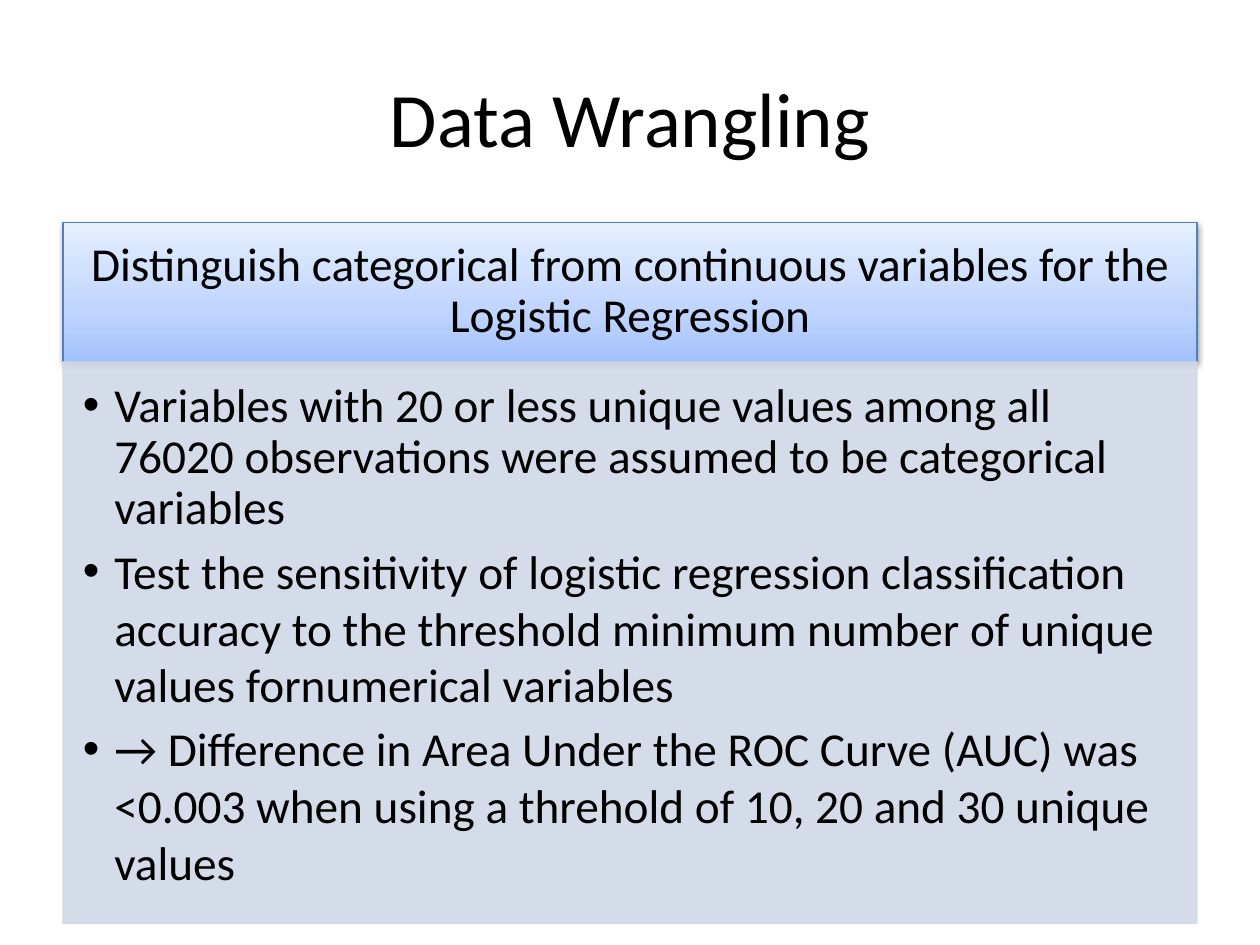
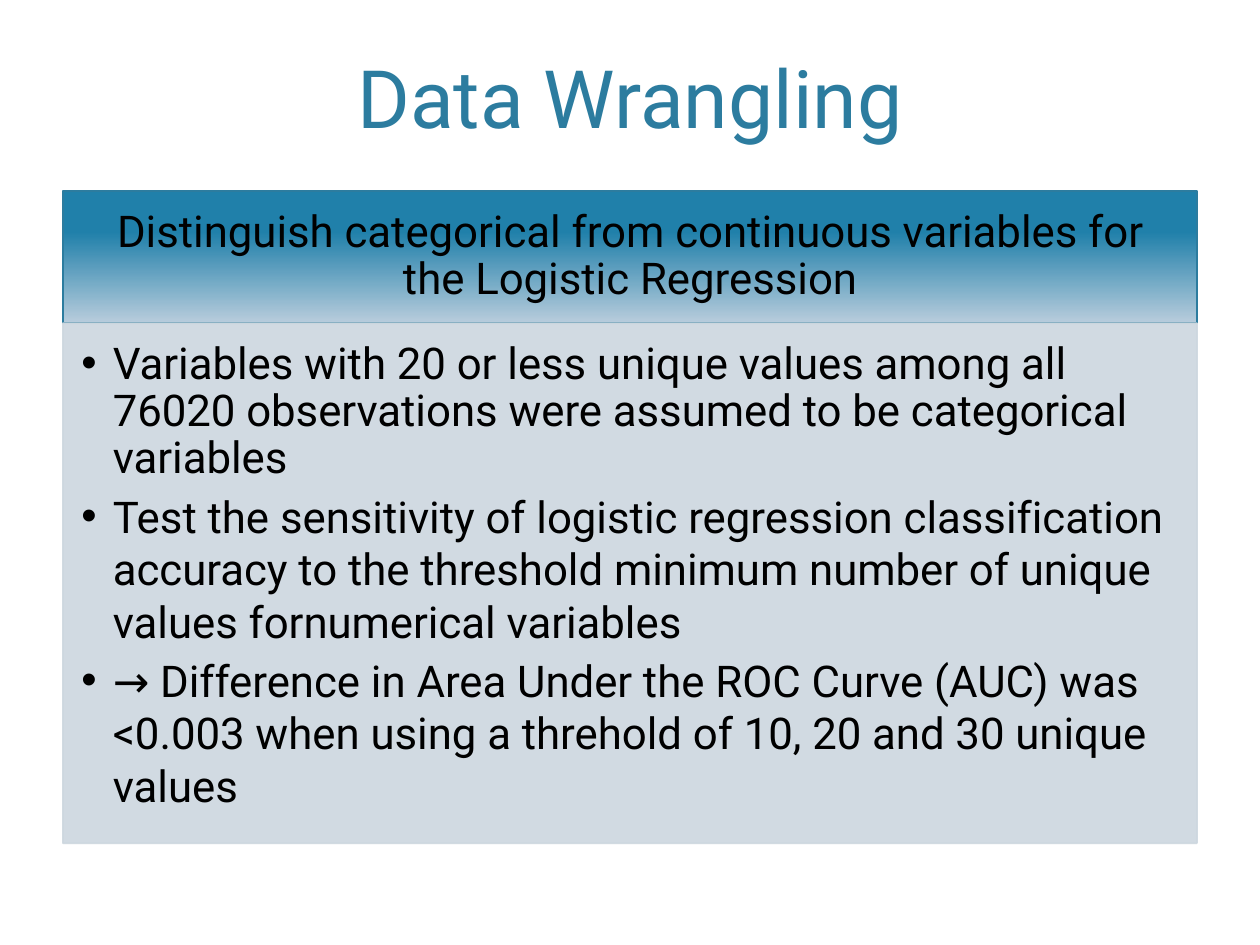
Before and after one commit to jeanzhaoyi/Capstone_2, a slide deck: slide 4 of Capstone_2_slidedeck.pptx. Drawn at 1260x945 pixels with LibreOffice and Linux fonts; fonts in the diff are those of the drawing; background and template pictures are left out. Boxes give left, top, right and bottom in pixels: in the first picture for what was removed or moved away, otherwise in the second. Text is boxed around its words. In the diff, an @@ line names an element or a change of style, - is before the commit and + after.

```diff
--- a/Capstone_2_slidedeck.pptx
+++ b/Capstone_2_slidedeck.pptx
@@ title "Data Wrangling": place and size @@
-title "Data Wrangling" at (390, 93, 870, 161)
+title "Data Wrangling" at (357, 67, 902, 145)
@@ title "Data Wrangling" at (357, 67, 902, 145): size 44 to 46 pt, font Calibri to Roboto, text colour #000000 to #2C7C9F; vertical alignment middle to bottom @@
@@ text "Distinguish categorical from continuous variables ...": place and size @@
-text "Distinguish categorical from continuous variables ..." at (91, 248, 1169, 340)
+text "Distinguish categorical from continuous variables ..." at (117, 213, 1143, 306)
@@ text "Distinguish categorical from continuous variables ..." at (117, 213, 1143, 306): size 27 to 25 pt, font Calibri to Roboto @@
@@ rectangle: place and size @@
-rectangle at (63, 222, 1197, 362)
+rectangle at (63, 190, 1197, 323)
@@ rectangle at (63, 190, 1197, 323): fill gradient #A4C4FF to #BFD4FF to #E6EEFF to gradient #2080AB to #B8CCDC; outline #4F81BD 0.75 pt to #2C7C9F 1 pt; shadow off @@
@@ text "Variables with 20 or less ..." at (113, 346, 1163, 803): size 27 to 25 pt, font Calibri to Roboto @@
@@ text "Variables with 20 or less ...": place and size @@
-text "Variables with 20 or less ..." at (114, 389, 1154, 881)
+text "Variables with 20 or less ..." at (113, 346, 1163, 803)
@@ rectangle: place and size @@
-rectangle at (63, 362, 1197, 924)
+rectangle at (63, 323, 1197, 843)
@@ rectangle at (63, 323, 1197, 843): fill #D0D8E8 at 90% opacity to #CDD7DF at 90% opacity; outline #D0D8E8 0.75 pt to #CDD7DF 1 pt @@
```
Also in this commit, not shown: 11 other slides changed.
